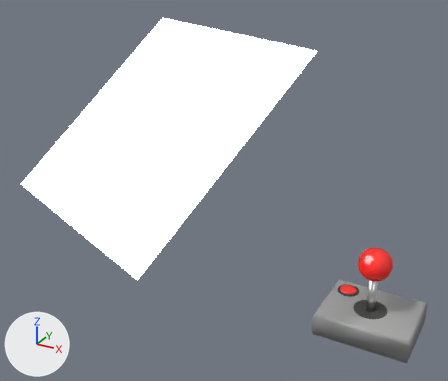
The Blender file src/img/joystick-angle.blend as it was, and as the next commit left it.
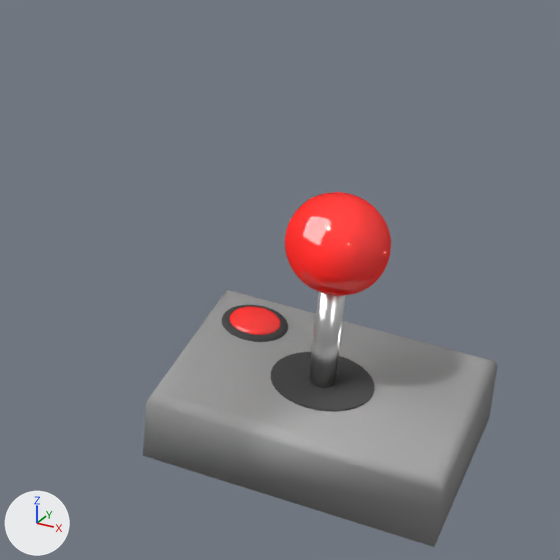
Each version is shown whole from a 50 mm lens placed at (3.25, -14.0, 10.08), pointed at (-3.34, -2.03, 4.09), then close up on the part from 59% to 100% of the width and 49% to 97% of the height. The axes (+X, +Y, +Z) are drawn at lower left. The lights are the same throughout.
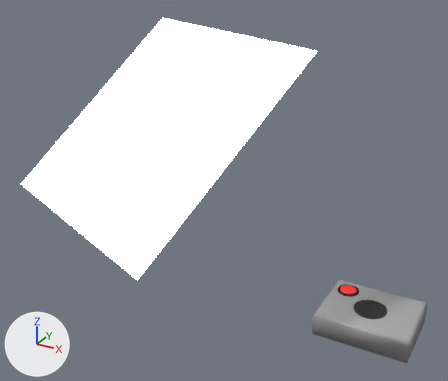
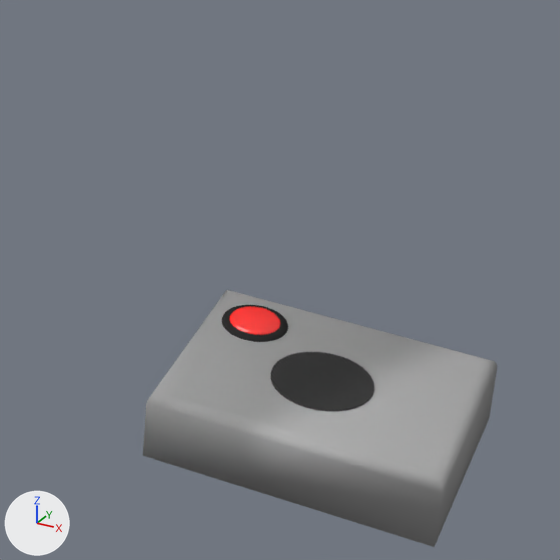
Pixel boxes [x1, y1, x2, y2] of what changed, in the close-ups (560 x 560 px):
'Icosphere', deleted: before [285, 192, 391, 296]
'DustCover', surface changed (grey to black): [271, 352, 374, 411] in both
'Cylinder', deleted: before [309, 292, 346, 388]
'Cylinder.001', surface changed, recoloured (grey to black): [222, 305, 288, 342] in both

Patch to the scene script:
```diff
--- a/src/img/joystick-angle.blend.py
+++ b/src/img/joystick-angle.blend.py
@@ mat_material_002 @@
 mat_material_002 = bpy.data.materials.new('Material.002')
-# nodes: BsdfDiffuse, OutputMaterial
-# colours: dark grey #494949
+# nodes: BsdfAnisotropic, BsdfDiffuse, Displacement, Math x3, MixShader, OutputMaterial, RGB, TexCoord, TexWave
+# colours: black #292929
@@ mat_material_004 @@
+mat_material_004 = diffuse_material('Material.004')
+mat_material_004.base_color = (0.0254, 0.0254, 0.0254)  # black #2c2c2c
@@ me_cylinder_003 @@
 me_cylinder_003.from_pydata(...)  # 64 vertices, 34 faces; spans x -0.298..0.298, y -0.298..0.298, z -0.066..0.066
-me_cylinder_003.materials.append(mat_material_002)  # dark grey #494949
+me_cylinder_003.materials.append(mat_material_004)  # black #2c2c2c
@@ ob_cylinder @@
-ob_cylinder = bpy.data.objects.new('Cylinder', me_cylinder)
-ob_cylinder.location = (0.0, -0.102, 1.0)
@@ ob_icosphere @@
-ob_icosphere = bpy.data.objects.new('Icosphere', me_icosphere)
-ob_icosphere.location = (0.0, -0.102, 2.0)
-_m = ob_icosphere.modifiers.new('Subsurf', 'SUBSURF')
```
